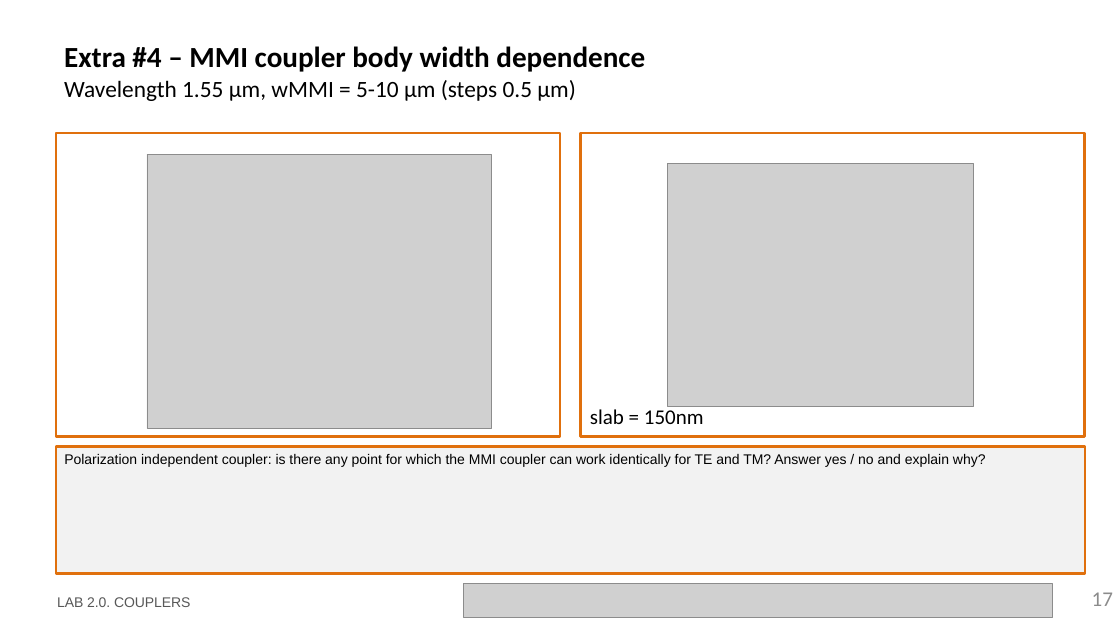
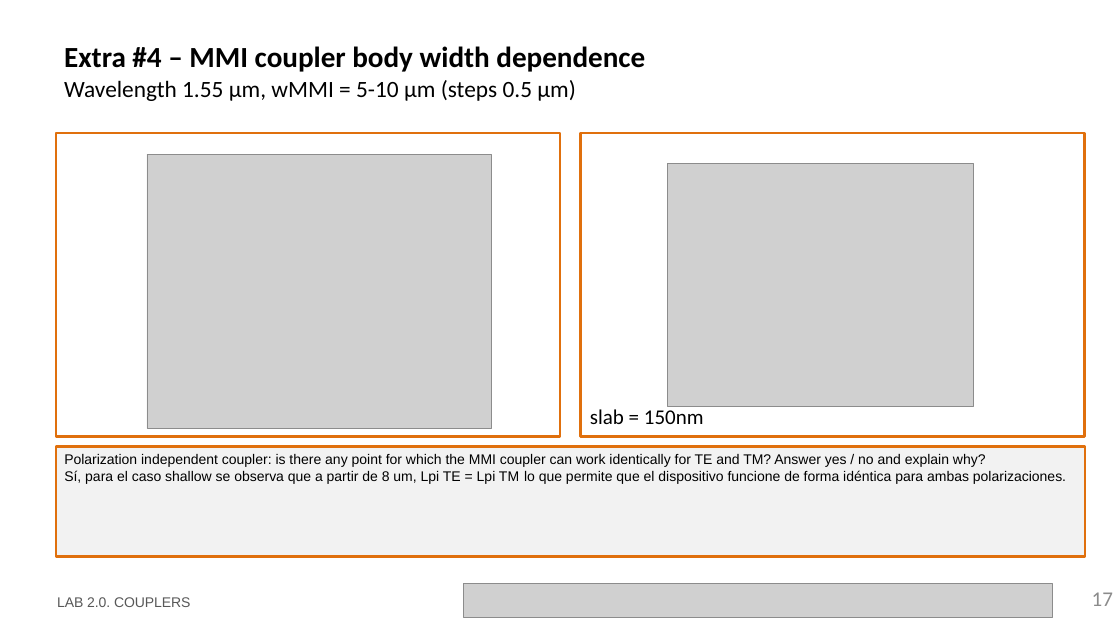
Before and after one commit to davidalcarria/pic-upv-lab2, a slide deck: slide 17 of LabBook_20.pptx. Drawn at 1120x630 pixels with LibreOffice and Linux fonts; fonts in the diff are those of the drawing; grey boxes stand for pictures; background and template pictures are left out. Boxes give left, top, right and bottom in pixels: in the first picture for what was removed or moved away, otherwise in the second. Text is boxed around its words. In the diff, an @@ line names an element or a change of style, - is before the commit and + after.

```diff
--- a/LabBook_20.pptx
+++ b/LabBook_20.pptx
@@ rectangle "Polarization independent coupler: is there ...": place and size @@
-rectangle "Polarization independent coupler: is there ..." at <box>56,447,1086,574</box>
+rectangle "Polarization independent coupler: is there ..." at <box>56,447,1086,557</box>
@@ text in rectangle at <box>64,470,1066,484</box>: paragraph added @@
+Sí, para el caso shallow se observa que a partir de 8 um, Lpi TE = Lpi TM lo que permite que el dispositivo funcione de forma idéntica para ambas polarizaciones.
```
Also in this commit, not shown: 10 other slides changed.
